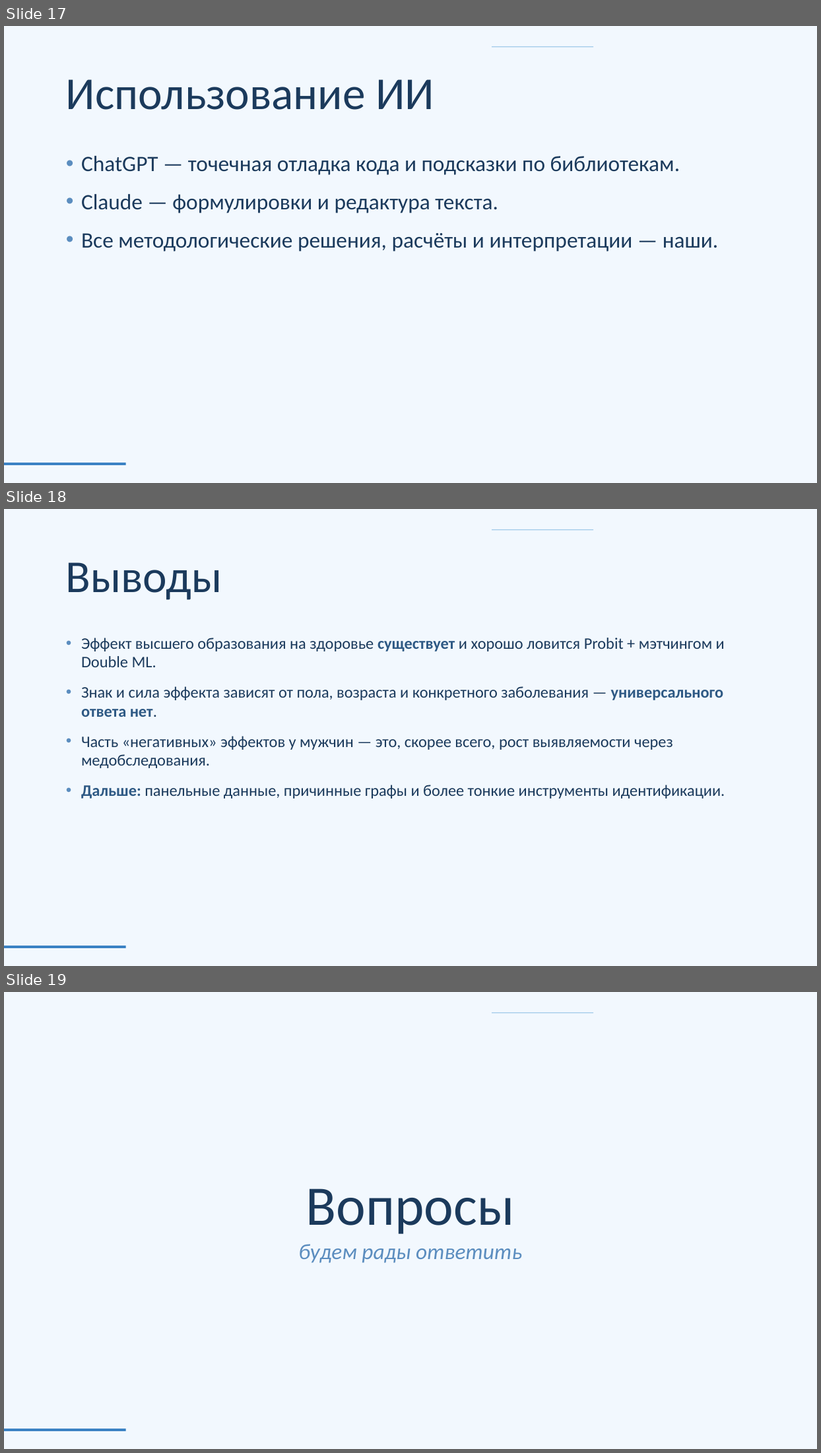
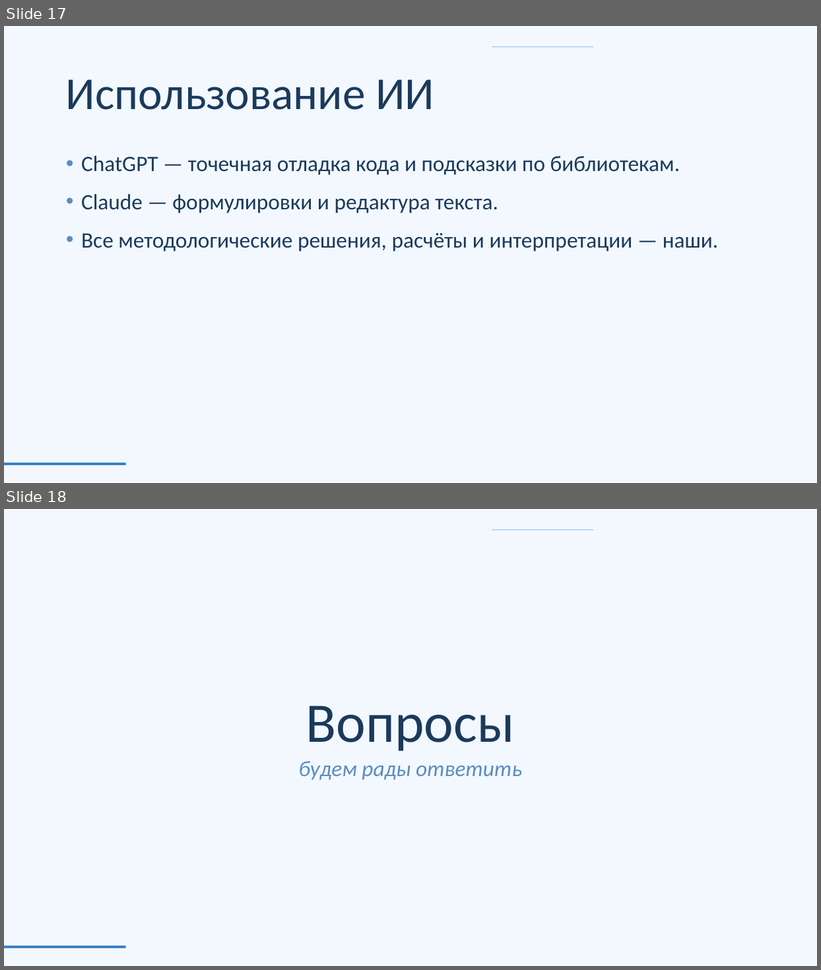
Before and after one commit to alexveider1/Econometrics-project, a slide deck: presentation.pptx. Shown one above the other, each under a label of ours: slides 17, 18 and 19 before the commit, slides 17 and 18 after it. The pictures are 821x1453 and 821x970 pixels, drawn with LibreOffice and Linux fonts; fonts in the diff are those of the drawing. Boxes give left, top, right and bottom in pixels: in the first picture for what was removed or moved away, otherwise in the second. Text is boxed around its words. In the diff, an @@ line names an element or a change of style, - is before the commit and + after.

```diff
--- a/presentation.pptx
+++ b/presentation.pptx
@@ slide 18 removed at <box>4,509,817,966</box>, background #F2F8FE; not listed: 2 template elements that a slide beside it also shows @@
@@ title removed at <box>66,562,222,600</box> @@
-Выводы
@@ text removed at <box>81,638,725,799</box> @@
-• Эффект высшего образования на здоровье существует и хорошо ловится Probit + мэтчингом и Double ML.
-• Знак и сила эффекта зависят от пола, возраста и конкретного заболевания — универсального ответа нет.
-• Часть «негативных» эффектов у мужчин — это, скорее всего, рост выявляемости через медобследования.
-• Дальше: панельные данные, причинные графы и более тонкие инструменты идентификации.
@@ what was slide 19 is now slide 18 @@
```
